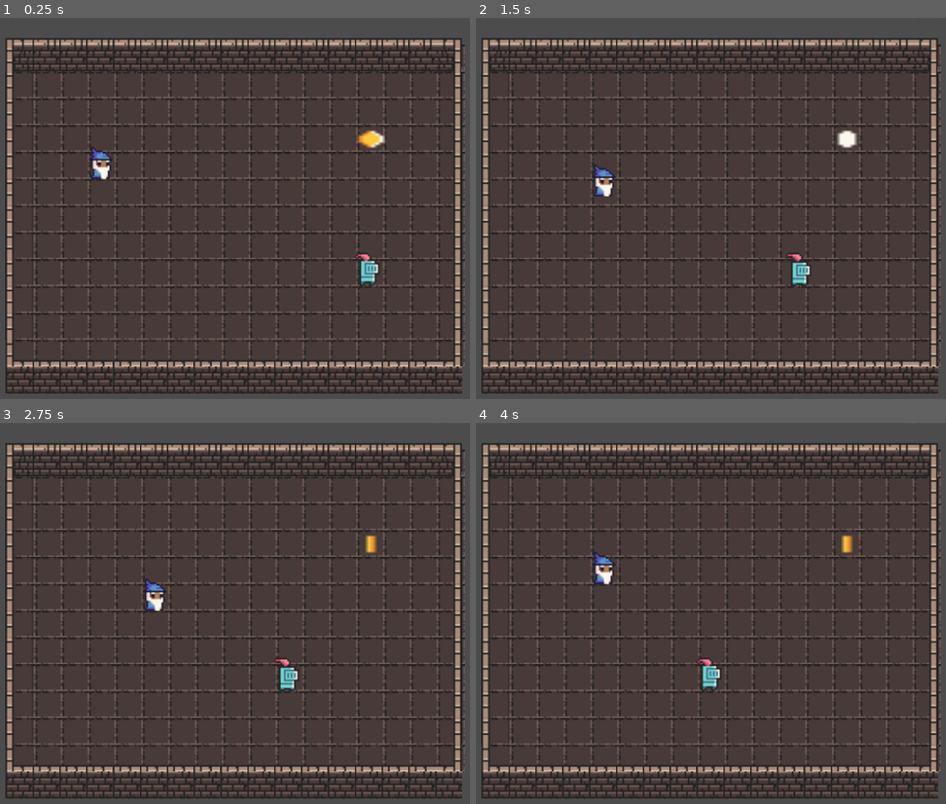
Above: before the commit, frames 1-4 (two rows, left to right).
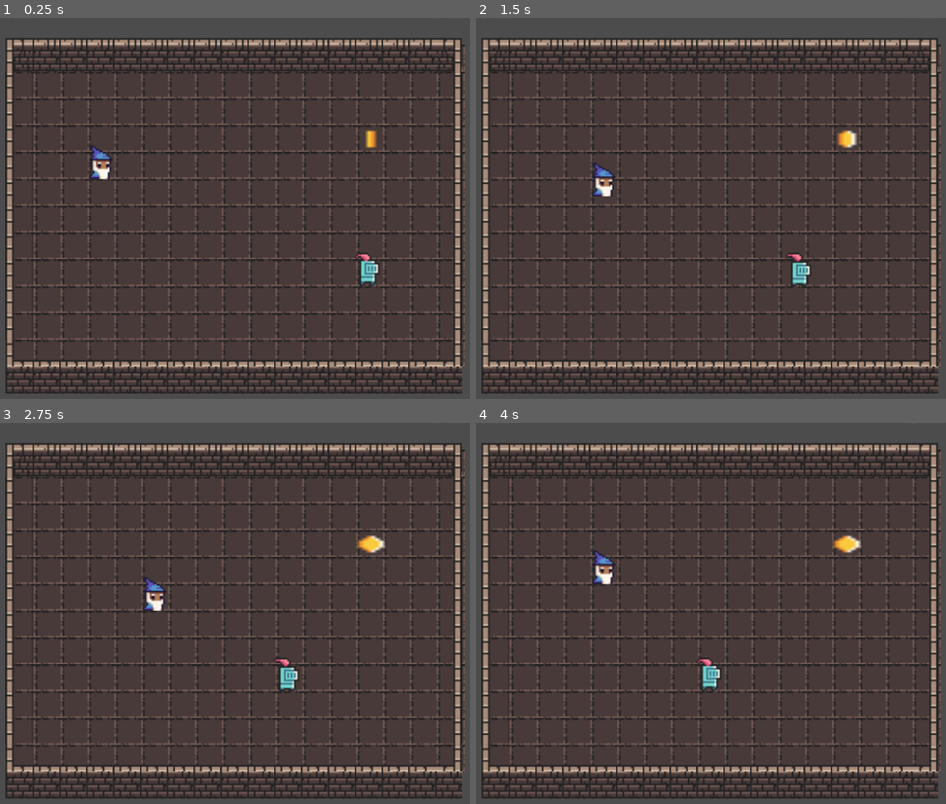
Above: after the commit, the same moments.

Repository: greenpicat/TGDJuice22
Game: Godot game, scene res://BaseScene.tscn
Two runs of this game, one before a commit and one after it. Both use one fixed random seed, a clock stepped at 60 frames per second and the inputs below.
Inputs:
- Up to frame 1 (0.25 s): no input
- Up to frame 2 (1.5 s): hold D (right) 0.53-1.28 s; tap Enter at 1.25 s; hold S (down) from 1.28 s (still down)
- Up to frame 3 (2.75 s): release S (down) at 2.03 s; hold D (right) from 2.03 s (still down)
- Up to frame 4 (4 s): release D (right) at 2.78 s; hold W (up) 2.78-3.53 s; hold A (left) from 3.53 s (still down)

The runs differ from the first frame. In frame 1, 0.3% of the frame differs, in the area x 19-82%, y 29-43%; in frame 2, 0.2%; in frame 3, 0.3%; in frame 4, 0.3%.

Commit message:
Added light and death animation

Diff:
--- a/BaseScene.tscn
+++ b/BaseScene.tscn
@@ -1,8 +1,9 @@
-[gd_scene load_steps=32 format=2]
+[gd_scene load_steps=36 format=2]
 
 [ext_resource path="res://Player.gd" type="Script" id=1]
 [ext_resource path="res://Coin.tscn" type="PackedScene" id=2]
 [ext_resource path="res://0x72_DungeonTilesetII_v1.4.png" type="Texture" id=3]
+[ext_resource path="res://gradient.bmp" type="Texture" id=4]
 [ext_resource path="res://coin.ogg" type="AudioStream" id=5]
 [ext_resource path="res://Knight.gd" type="Script" id=6]
 
@@ -442,12 +443,32 @@
 atlas = ExtResource( 3 )
 region = Rect2( 144, 64, 16, 32 )
 
+[sub_resource type="AtlasTexture" id=27]
+flags = 4
+atlas = ExtResource( 3 )
+region = Rect2( 368, 64, 16, 32 )
+
+[sub_resource type="AtlasTexture" id=28]
+flags = 4
+atlas = ExtResource( 3 )
+region = Rect2( 384, 64, 16, 32 )
+
+[sub_resource type="AtlasTexture" id=29]
+flags = 4
+atlas = ExtResource( 3 )
+region = Rect2( 400, 64, 16, 32 )
+
 [sub_resource type="SpriteFrames" id=26]
 animations = [ {
 "frames": [ SubResource( 24 ), SubResource( 25 ) ],
 "loop": true,
 "name": "default",
 "speed": 2.0
+}, {
+"frames": [ SubResource( 27 ), SubResource( 28 ), SubResource( 29 ) ],
+"loop": true,
+"name": "death",
+"speed": 5.0
 } ]
 
 [node name="Node2D" type="Node2D"]
@@ -486,6 +507,7 @@
 [node name="AnimatedSprite" type="AnimatedSprite" parent="Player"]
 position = Vector2( 0, -8 )
 frames = SubResource( 22 )
+frame = 1
 playing = true
 
 [node name="Knight" type="Area2D" parent="."]
@@ -509,6 +531,14 @@
 [node name="CoinSfx" type="AudioStreamPlayer" parent="."]
 stream = ExtResource( 5 )
 
+[node name="CoinLight" type="Light2D" parent="."]
+position = Vector2( 1.0091, -8.0169 )
+scale = Vector2( 1068, 382.006 )
+texture = ExtResource( 4 )
+color = Color( 1, 0.835294, 0.34902, 1 )
+energy = 0.0
+
 [connection signal="movement" from="Player" to="Knight" method="_on_Player_movement"]
 [connection signal="area_entered" from="Knight" to="Player" method="_on_Knight_area_entered"]
+[connection signal="animation_finished" from="Knight/AnimatedSprite" to="Knight" method="_on_animation_finished"]
 [connection signal="area_entered" from="Coin" to="Player" method="_on_Coin_area_entered"]
--- a/Coin.tscn
+++ b/Coin.tscn
@@ -40,7 +40,7 @@
 position = Vector2( 1.0091, -3.0169 )
 scale = Vector2( 2.5, 1.38889 )
 frames = SubResource( 5 )
-frame = 3
+frame = 1
 playing = true
 
 [node name="CollisionShape2D" type="CollisionShape2D" parent="."]
--- a/Knight.gd
+++ b/Knight.gd
@@ -39,3 +39,8 @@
 		position, position + dir * tile_size,
 		1.0/speed, Tween.TRANS_SINE, Tween.EASE_IN_OUT)
 	tween.start()
+
+
+func _on_animation_finished():
+	if $AnimatedSprite.animation == "death":
+		queue_free()
--- a/Player.gd
+++ b/Player.gd
@@ -43,13 +43,24 @@
 
 
 func _on_Coin_area_entered(area: Area2D):
+	var knight: Area2D = get_parent().get_node("Knight")
+	knight.get_node("AnimatedSprite").play("death")
+	collect_coin()
+
+func collect_coin():
 	var coin: Area2D = get_parent().get_node("Coin")
-	var knight: Area2D = get_parent().get_node("Knight")
+	var light = get_parent().get_node("CoinLight")
 	var sfx: AudioStreamPlayer = get_parent().get_node("CoinSfx")
+	coin.queue_free()
 	sfx.stream.loop = false
 	sfx.play()
-	coin.queue_free()
-	knight.queue_free()
+	tween.interpolate_property(light, "energy",
+		0, 0.95,
+		0.3, Tween.TRANS_SINE, Tween.EASE_IN_OUT)
+	tween.interpolate_property(light, "energy",
+		0.95, 0,
+		0.3, Tween.TRANS_SINE, Tween.EASE_IN_OUT, 0.3)
+	tween.start()
 
 
 func _on_Knight_area_entered(area):
Binary file added: gradient.bmp
Not shown, added: gradient.bmp.import
